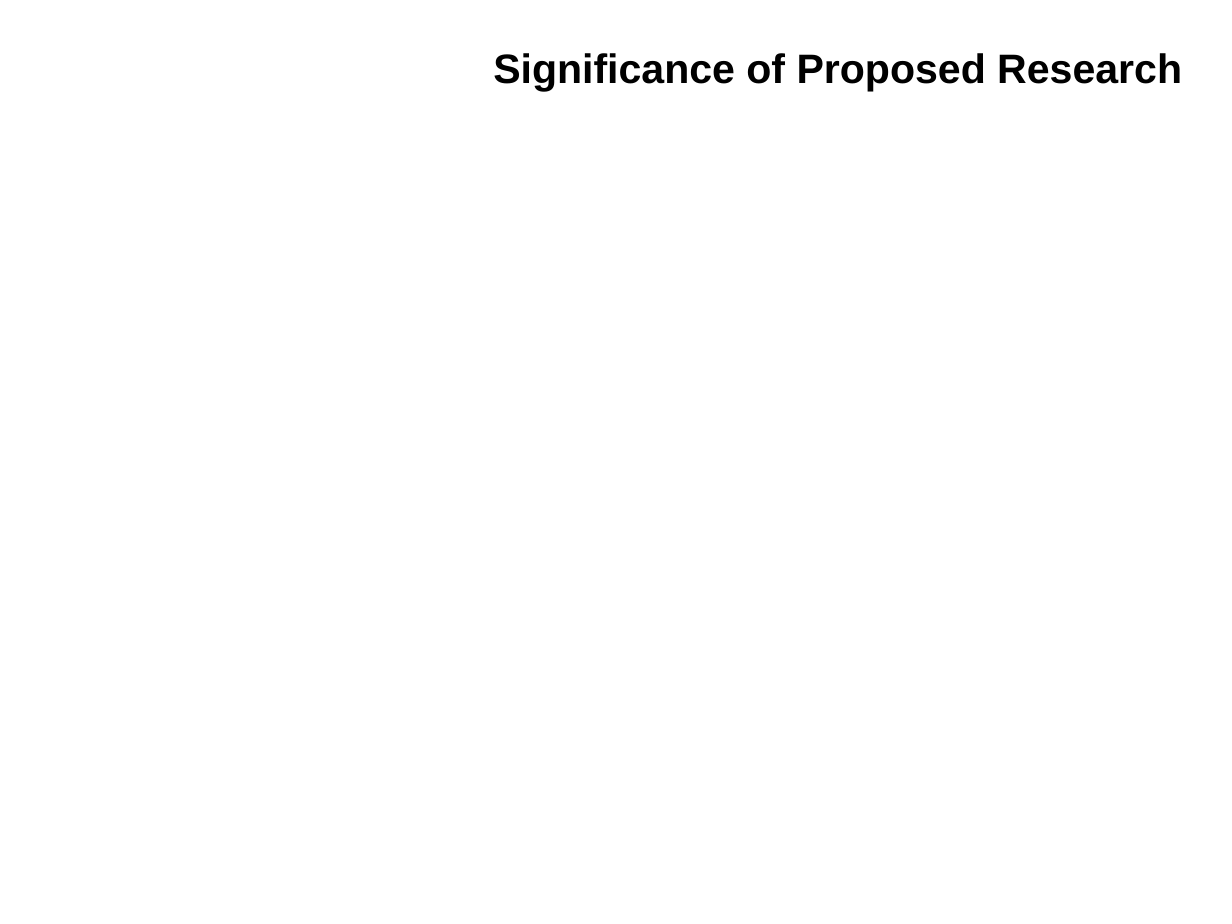
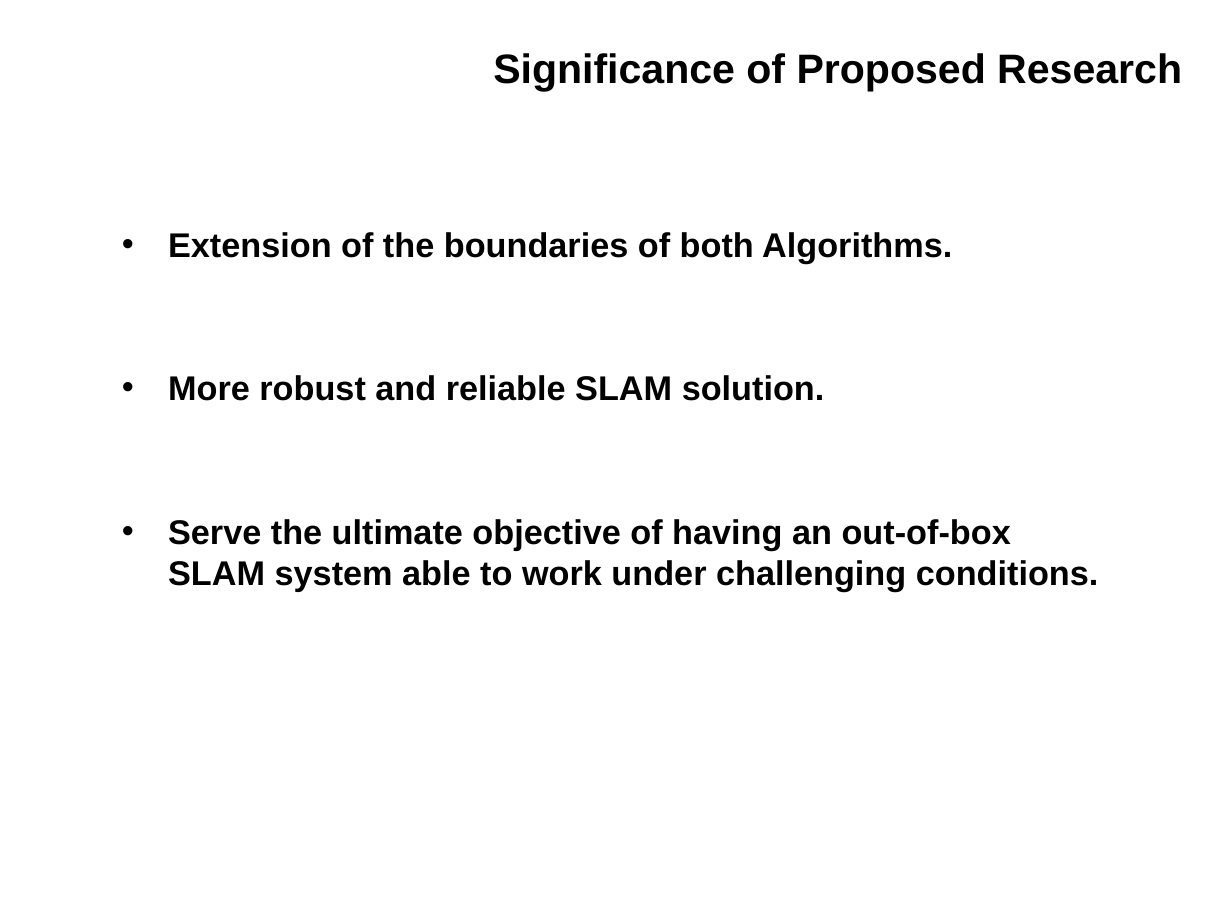
Before and after one commit to IslamAAli/ORBSLAM_RTABmap, a slide deck: slide 11 of Presentation/CMPUT631-ProjectProposal-V0P1.pptx (slide 8 before the commit). Drawn at 1232x924 pixels with LibreOffice and Linux fonts; fonts in the diff are those of the drawing; background and template pictures are left out. Boxes give left, top, right and bottom in pixels: in the first picture for what was removed or moved away, otherwise in the second. Text is boxed around its words. In the diff, an @@ line names an element or a change of style, - is before the commit and + after.

```diff
--- a/Presentation/CMPUT631-ProjectProposal-V0P1.pptx
+++ b/Presentation/CMPUT631-ProjectProposal-V0P1.pptx
@@ text added at (168,232,1099,592), 20 pt, text #000000, bold @@
+• Extension of the boundaries of both Algorithms.
+• More robust and reliable SLAM solution.
+• Serve the ultimate objective of having an out-of-box SLAM system able to work under challenging conditions.
```
Also in this commit, not shown: 1 other slide changed, 5 slides added, 2 slides removed, 8 other files.
